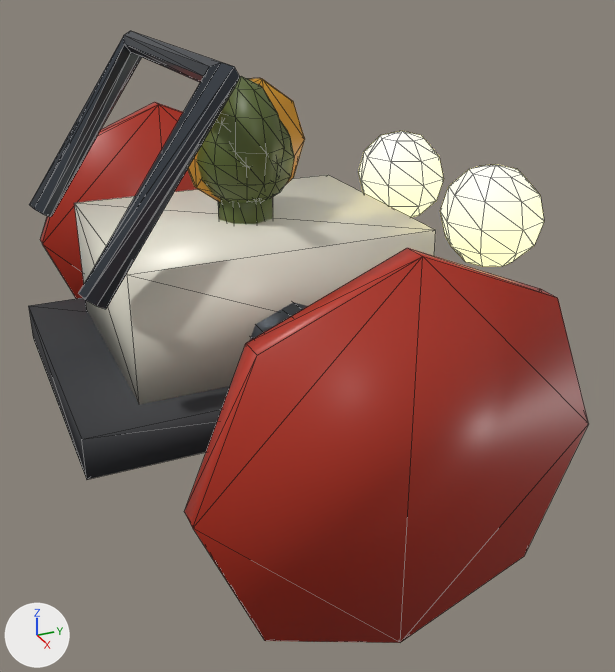
A saved change to the glTF model assets-src/cars/axel/axel_raw.glb.
One viewpoint serves both versions: a camera (50 mm lens) standing at (2.37, -0.86, 1.06) and looking at (0.12, 0.15, -0.07). The axes (+X, +Y, +Z) are drawn at lower left. The lights are the same throughout. The picture after the commit comes second. Mesh edges are drawn as thin lines. Vertices at exactly the same position are counted once.

Script lines for the objects in view, before the commit:
```python
me_axel = bpy.data.meshes.new('Axel')
me_axel.from_pydata(...)  # 402 vertices, 732 faces; spans x -1.01..1.01, y -0.62..0.86, z -0.5..0.82
me_axel.materials.append(mat_metal_001)  # dark grey #444a52
me_axel.materials.append(mat_matte)  # dark grey #2b2d31
me_axel.materials.append(mat_paint)  # white #e8e4d4
me_axel.materials.append(mat_trim_001)  # red #b8321f
me_axel.materials.append(mat_lamp)  # beige #fff3b0, glowing beige #fff3b0
me_axel.materials.append(mat_pilot)  # dark green #55642c
me_axel.materials.append(mat_trim_002)  # orange #e0a030
me_axel.materials.append(mat_matte_001)  # dark green #3d4a22
me_axel.materials.append(mat_matte_002)  # black #111111
ob_axel = bpy.data.objects.new('Axel', me_axel)
ob_axel.location = (0.0, 0.0, 0.0)
```
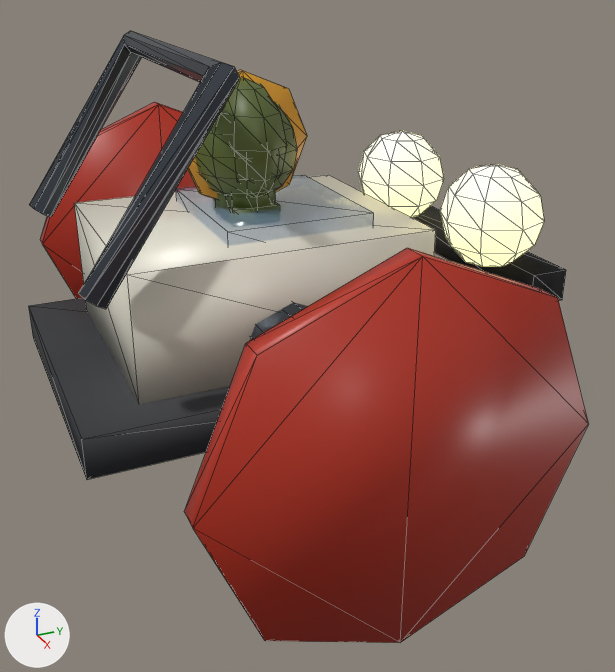
Diff of the bpy script that builds the scene:
```diff
--- a/assets-src/cars/axel/axel_raw.glb.py
+++ b/assets-src/cars/axel/axel_raw.glb.py
@@ me_axel @@
-me_axel.from_pydata(...)  # 402 vertices, 732 faces; spans x -1.01..1.01, y -0.62..0.86, z -0.5..0.82
+me_axel.from_pydata(...)  # 422 vertices, 760 faces; spans x -1.01..1.01, y -0.62..0.88, z -0.5..0.82
+# me_axel part 1: a new loose piece, a box spanning x -0.25..0.25, y -0.14..0.31, z 0.17..0.35, in mat_glass (blue #88aacc)
+# me_axel part 2: a new loose piece, a box spanning x -0.44..0.44, y 0.76..0.88, z 0.05..0.15, in mat_rubber (black #0a0b0e)
+# me_axel part 3: a new loose piece, an 8-sided cylinder along z spanning x -0.1..0.1, y -0.1..0.1, z 0.33..0.49, in mat_pilot (dark green #55642c)
+# me_axel part 4: a new loose piece, a UV sphere (10 segments, 8 rings, poles along z) spanning x -0.15..0.15, y -0.16..0.16, z 0.36..0.68, in mat_pilot (dark green #55642c)
+# me_axel part 5: a new loose piece, a box spanning x -0.1..0.1, y -0.07..0.07, z 0.23..0.36, in mat_pilot (dark green #55642c)
+# me_axel part 6: a new loose piece, an 8-sided cylinder along x spanning x -0.01..0.01, y -0.2..0.2, z 0.336..0.736, in mat_trim_002 (orange #e0a030)
+# me_axel part 7: the loose piece of 16 vertices spanning x -0.09..0.09, y -0.09..0.09, z 0.2..0.42 is deleted
+# me_axel part 8
+# 142 vertices are removed from x -0.14..0.14, y -0.19..0.19, z 0.34..0.71
+# 296 faces are deleted
+# 4 vertices in x -0.07..0.07, y -0.04..0.04, z 0.38 move by (0.0, 0.0, 0.01)
+# 4 vertices in x -0.04..0.04, y -0.1..0.12, z 0.54..0.63 move by (0.0, -0.01, 0.0)
+# 4 vertices in x -0.06..0.06, y 0.07..0.09, z 0.5 move by (0.0, 0.0, -0.02)
+# 33 vertices move from x -0.18..0.18, y -0.09..0.1, z 0.35..0.63 to x -0.19..0.19, y -0.1..0.11, z 0.37..0.63
+# 50 vertices are added at x -0.07..0.07, y 0.06..0.12, z 0.5..0.55
+# 120 new faces join them, mat_rubber_001 (black #0a0a0a)
 me_axel.materials.append(mat_metal_001)
@@ me_axel @@
 me_axel.materials.append(mat_trim_002)
-me_axel.materials.append(mat_matte_001)  # dark green #3d4a22
-me_axel.materials.append(mat_matte_002)  # black #111111
+me_axel.materials.append(mat_glass)  # blue #88aacc
+me_axel.materials.append(mat_rubber)  # black #0a0b0e
+me_axel.materials.append(mat_glass_001)  # dark blue #1a2838
+me_axel.materials.append(mat_rubber_001)  # black #0a0a0a
```

Where the change shows, as pixel boxes (x1, y1, x2, y2) in the pictures (615 x 672 px):
part 1 of me_axel, added: after (176, 175, 374, 246)
part 2 of me_axel, added: after (412, 206, 566, 300)
part 3 of me_axel, added: after (215, 190, 275, 210)
part 4 of me_axel, added: after (195, 101, 297, 198)
part 5 of me_axel, added (mostly hidden): after (214, 198, 280, 214)
part 6 of me_axel, added: after (188, 70, 307, 199)
part 7 of me_axel, deleted: before (218, 197, 273, 224)
part 8 of me_axel, built on: before (188, 78, 305, 203); after (224, 89, 287, 197)
